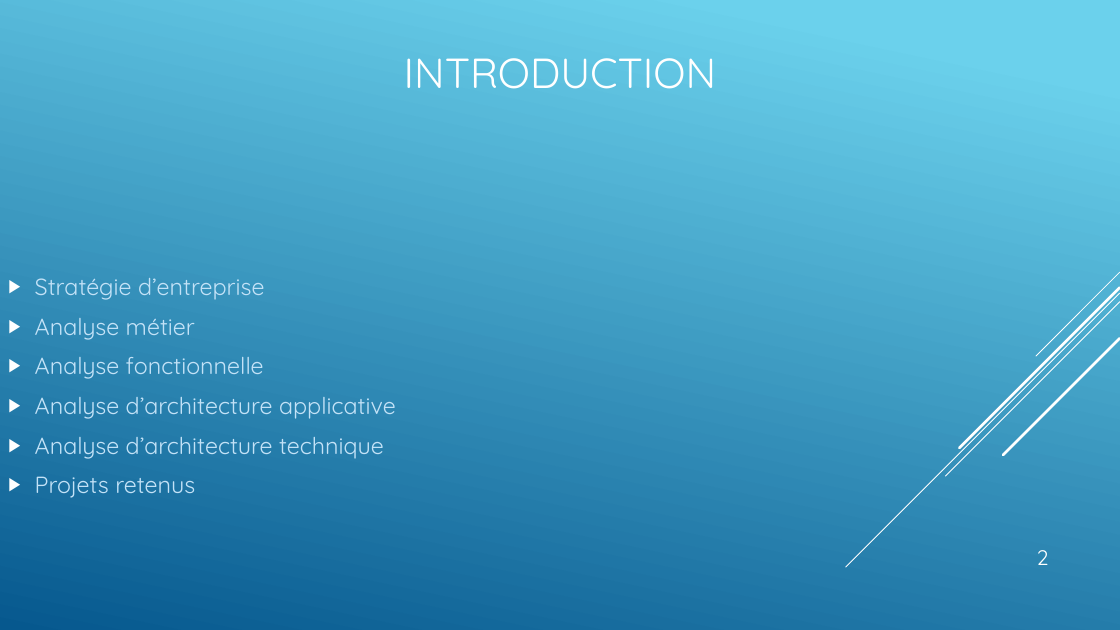
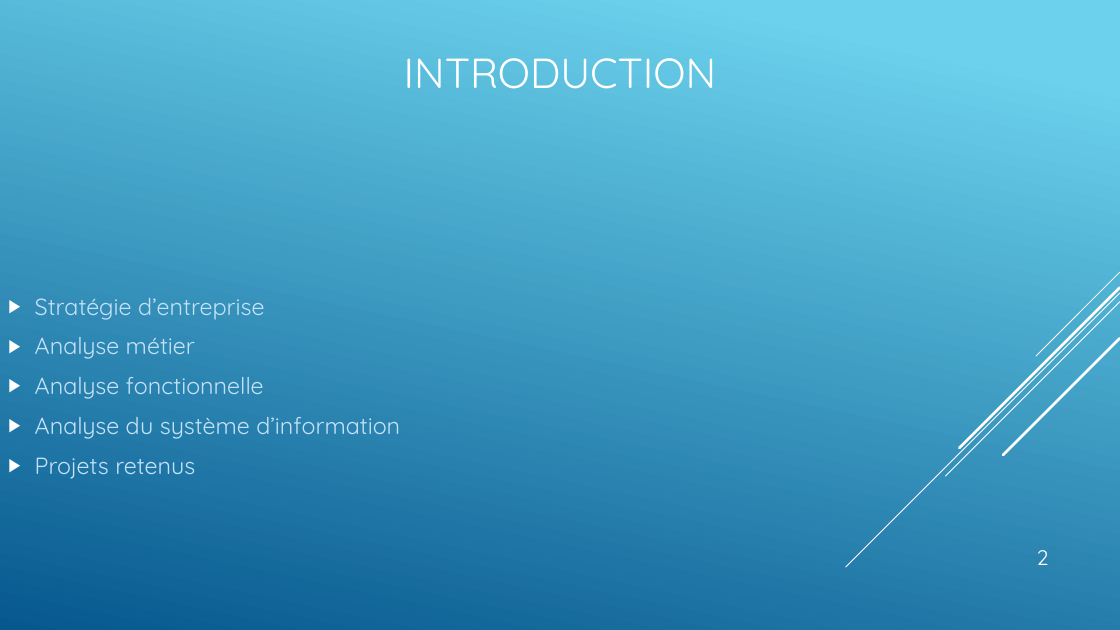
Before and after one commit to CGAL-MPIR-209/209_Project, a slide deck: slide 2 of Planches Aero-Breizh.pptx. Drawn at 1120x630 pixels with LibreOffice and Linux fonts; fonts in the diff are those of the drawing. Boxes give left, top, right and bottom in pixels: in the first picture for what was removed or moved away, otherwise in the second. Text is boxed around its words. In the diff, an @@ line names an element or a change of style, - is before the commit and + after.

```diff
--- a/Planches Aero-Breizh.pptx
+++ b/Planches Aero-Breizh.pptx
@@ text at (35, 417, 400, 439): text changed @@
-▶ Analyse d’architecture applicative
-▶ Analyse d’architecture technique
+▶ Analyse du système d’information
```
Also in this commit, not shown: 4 other slides changed, 3 slides added, 6 slides removed, 2 other files.
